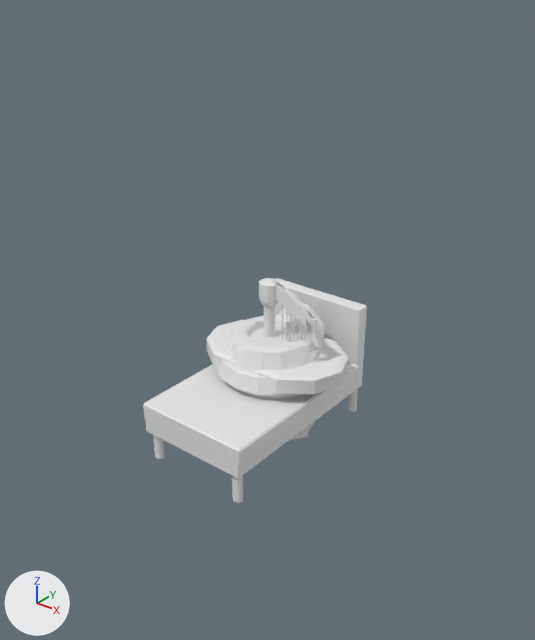
Renders of the FBX model Assets/_Lost in Tales/Prefabs/Fase2/Paulo/farm_assets_Paulo.fbx from each side of a commit.
Camera for both pictures: a 50 mm lens placed at (30.6, -39.2, 33.1), pointed at (0.8, -2.0, 10.1). The lights are fixed; the arrows at lower left show +X, +Y and +Z. Materials are left out; every surface is plain grey. Where no turn or scale is listed for an object, it has been applied to the vertices.

The first picture shows 'Barril', 'Cama', 'Mesa', 'harpa'.
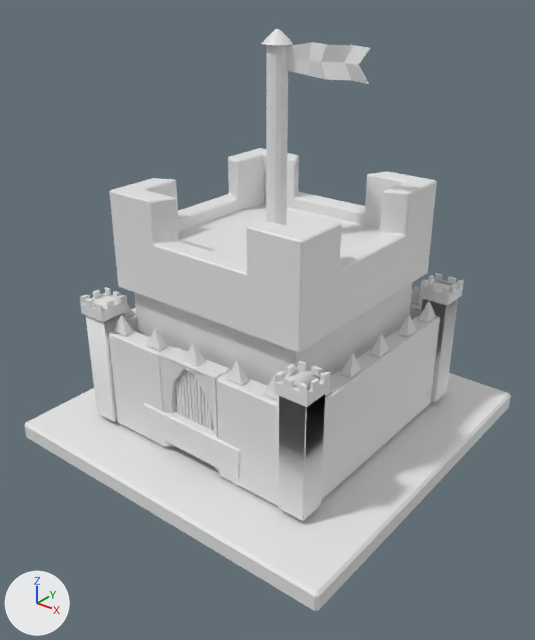
Where the change shows, as pixel boxes [x1, y1, x2, y2] in the pictures (535 x 640 px):
'castelo', added
    after: [24, 29, 511, 611]
'Cama', unchanged, covered by the edit
    before: [143, 278, 367, 502]
    after: [143, 403, 241, 486]
'Barril', unchanged, covered by the edit
    before: [216, 314, 323, 439]
'Mesa', unchanged, covered by the edit
    before: [206, 320, 349, 441]
'harpa', unchanged, covered by the edit
    before: [259, 278, 321, 359]

The change, as a diff of the scene's bpy script:
```diff
--- a/Assets/_Lost in Tales/Prefabs/Fase2/Paulo/farm_assets_Paulo.fbx.py
+++ b/Assets/_Lost in Tales/Prefabs/Fase2/Paulo/farm_assets_Paulo.fbx.py
@@ me_castelo @@
+me_castelo.from_pydata(...)  # 1141 vertices, 1078 faces; spans x -13.7..13.7, y -13.7..13.7, z 0.1..29.2
@@ ob_castelo @@
+ob_castelo = bpy.data.objects.new('castelo', me_castelo)
+ob_castelo.location = (0.0, 0.0, 0.0)
```
